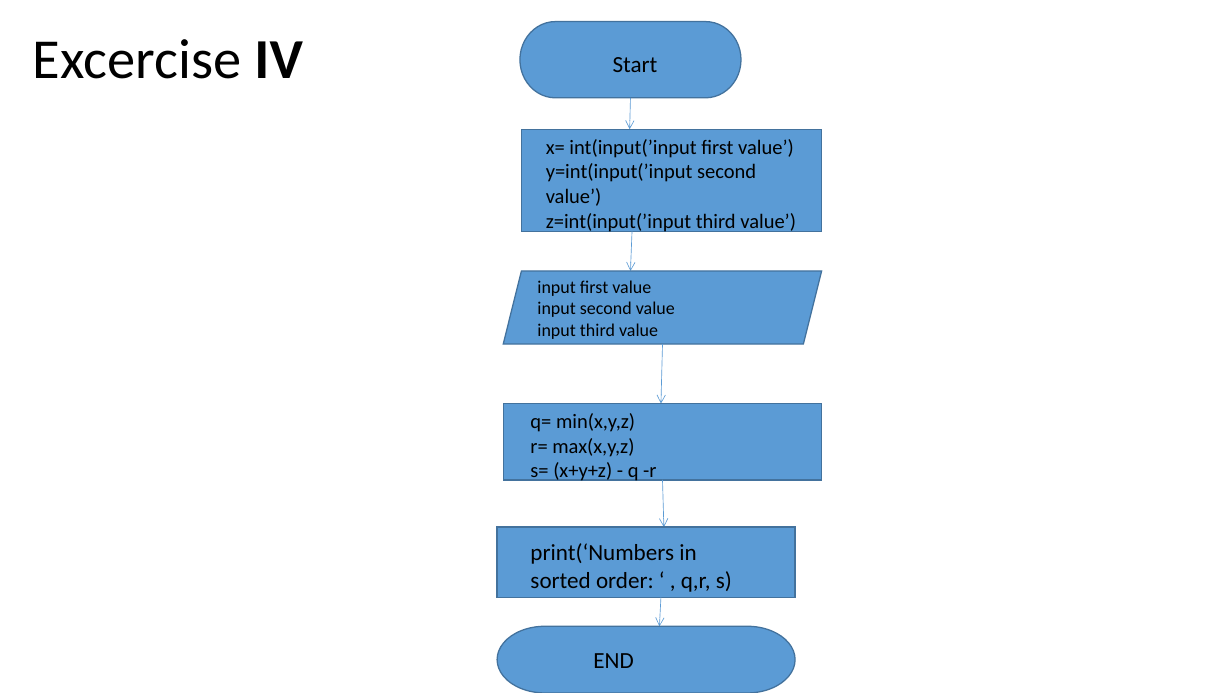
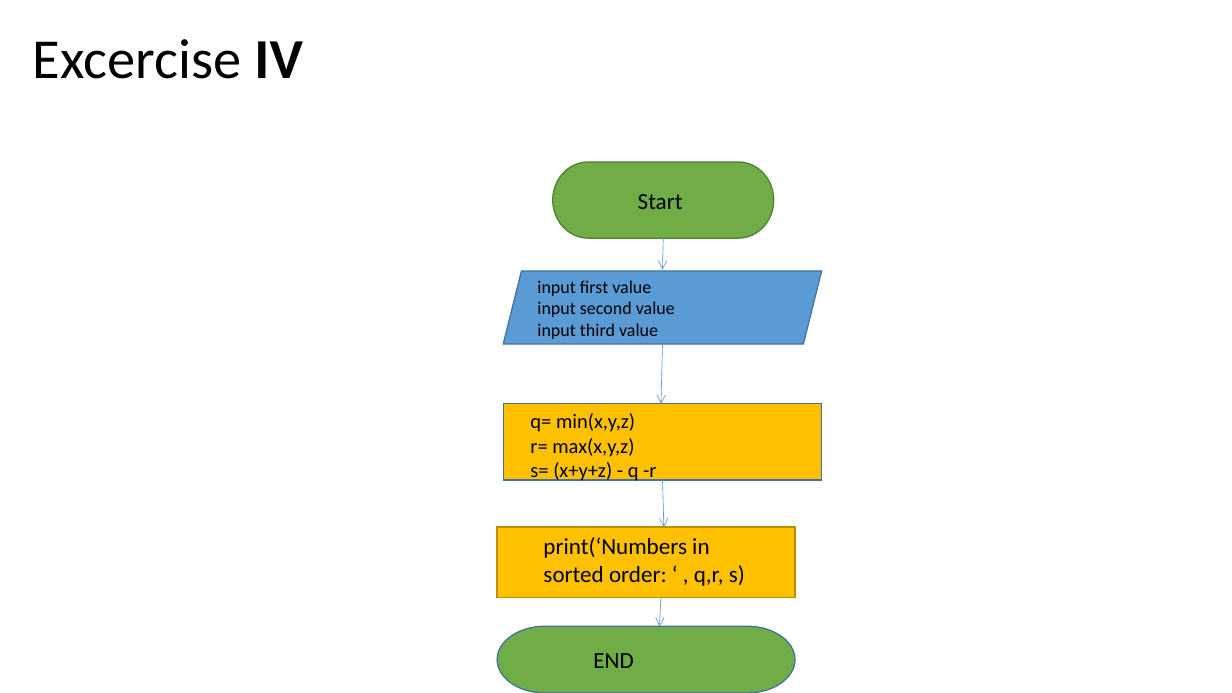
Before and after one commit to ehianeoigiagbepau/ehianeCSC102, a slide deck: slide 5 of flowchart for lab practice 1.pptx. Drawn at 1232x693 pixels with LibreOffice and Linux fonts; fonts in the diff are those of the drawing. Boxes give left, top, right and bottom in pixels: in the first picture for what was removed or moved away, otherwise in the second. Text is boxed around its words. In the diff, an @@ line names an element or a change of style, - is before the commit and + after.

```diff
--- a/flowchart for lab practice 1.pptx
+++ b/flowchart for lab practice 1.pptx
@@ rectangle removed at (x1=521, y1=129, x2=822, y2=232) @@
@@ text removed at (x1=546, y1=139, x2=796, y2=234) @@
-x= int(input(’input first value’)
-y=int(input(’input second value’)
-z=int(input(’input third value’)
@@ pill shape moved from (x1=520, y1=21, x2=741, y2=97) to (x1=553, y1=162, x2=774, y2=238) @@
@@ pill shape at (x1=553, y1=162, x2=774, y2=238): fill #5B9BD5 to #70AD47; outline #43739E 1 pt to #538035 1 pt @@
@@ text "Start" moved from (x1=613, y1=57, x2=658, y2=72) to (x1=638, y1=194, x2=683, y2=209) @@
@@ arrow removed from (632, 231) to (630, 271) @@
@@ arrow moved from (630, 98) - (629, 129) to (664, 238) - (663, 270) @@
@@ rectangle at (x1=504, y1=404, x2=823, y2=481): fill #5B9BD5 to #FFC000 @@
@@ rectangle at (x1=497, y1=527, x2=796, y2=597): fill #5B9BD5 to #FFC000; outline #43739E 1 pt to #BD8E00 1 pt @@
@@ text "print(‘Numbers in sorted order: ‘ ..." moved from (x1=530, y1=543, x2=732, y2=592) to (x1=543, y1=537, x2=745, y2=586) @@
@@ pill shape at (x1=497, y1=627, x2=796, y2=693): fill #5B9BD5 to #70AD47 @@
```
Also in this commit, not shown: 4 other slides changed, 1 other file.
